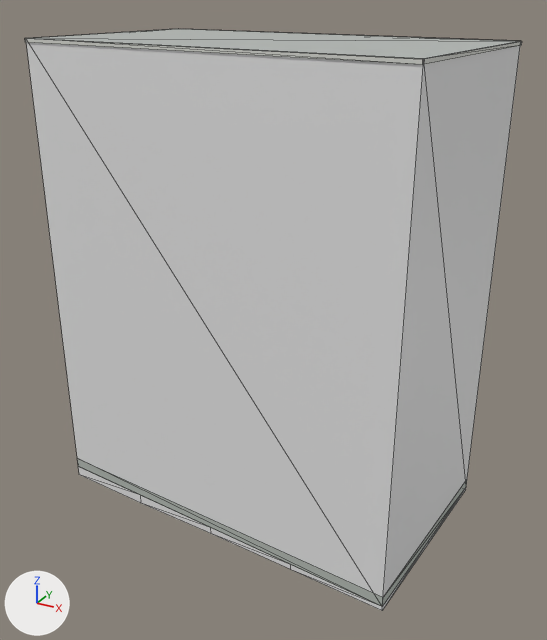
One commit to the glTF model public/models/buildings/osm-way-166375073.glb: the scene before it, then after it.
Rendered twice from a camera (50 mm lens) standing at (11.27, -20.17, 16.38) and looking at (0.33, -0.28, 6.43). Arrows for +X, +Y and +Z are at lower left; the lights stay in place. The older version comes first. Mesh edges are drawn as thin lines. Where no turn or scale is listed for an object, it has been applied to the vertices. Vertices at exactly the same position are counted once.

Script lines for the objects in view, before the commit:
```python
ob_reality_166375073_near_reality_aged_pale_plaster = bpy.data.objects.new('reality 166375073 near reality aged pale plaster', me_reality_166375073_near_reality_aged_pale_plaster)
ob_reality_166375073_near_reality_aged_pale_plaster.location = (0.0, 0.0, 0.0)
ob_reality_166375073_near_reality_flat_weathered_roof = bpy.data.objects.new('reality 166375073 near reality flat weathered roof', me_reality_166375073_near_reality_flat_weathered_roof)
ob_reality_166375073_near_reality_flat_weathered_roof.location = (0.0, 0.0, 0.0)
ob_reality_166375073_near_reality_pale_aluminum_sill = bpy.data.objects.new('reality 166375073 near reality pale aluminum sill', me_reality_166375073_near_reality_pale_aluminum_sill)
ob_reality_166375073_near_reality_pale_aluminum_sill.location = (0.0, 0.0, 0.0)
# me_reality_166375073_near_reality_pale_aluminum_sill
# before: 2 (5.98, -3.98, 15.0) at pixel (424, 58), 3 (6.5, 2.86, 15.0) at pixel (522, 41), 6 (-6.56, -2.89, 15.0) at pixel (24, 38), 7 (5.95, -4.01, 15.0) at pixel (422, 59), 10 (-5.93, 3.9, 15.0) at pixel (177, 28)
# before: 11 (-6.59, -2.85, 15.0) at pixel (25, 38), 14 (6.47, 2.89, 15.0) at pixel (521, 40), 15 (-5.9, 3.92, 15.0) at pixel (178, 28)
# also in view: 'building foundation 166375073' at (-0.05, -0.04, -0.19); 'reality 166375073 near reality concrete plinth' at (-0.05, -0.04, 0.18)
```
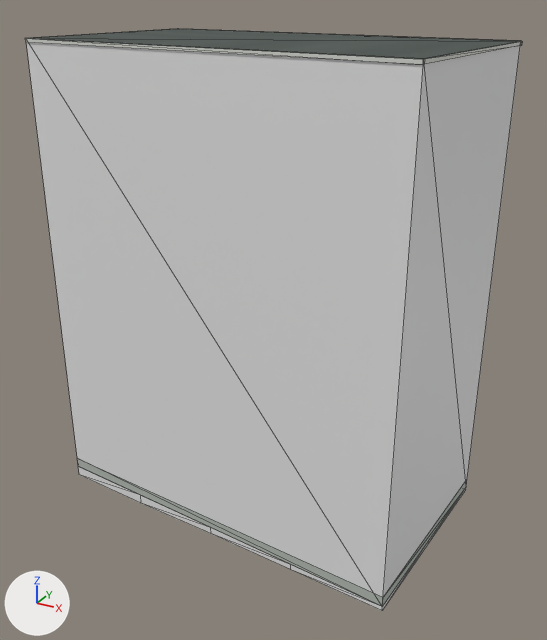
Edits to the scene script, one JSON object a line:
```json
{"op": "add", "block": "img_roof_color", "code": ["img_roof_color = load_image('roof-color', 'textures/1de3d7bb6546b7423004abcc0fb627c4d0c6ad03316b21d76a93f9bf4f470ca6.png', 256, 256, 'sRGB')"]}
{"op": "remove", "block": "mat_reality_flat_weathered_roof", "code": "mat_reality_flat_weathered_roof.base_color = (0.451, 0.475, 0.455)  # grey #b3b7b4"}
{"op": "add", "block": "mat_reality_flat_weathered_roof", "code": "mat_reality_flat_weathered_roof.texture = img_roof_color"}
{"block": "me_reality_166375073_near_reality_pale_aluminum_sill", "where": "# used by ob_reality_166375073_near_reality_pale_aluminum_sill; location = (0.0, 0.0, 0.0)"}
{"block": "me_reality_166375073_near_reality_pale_aluminum_sill", "where": "# verts and faces of me_reality_166375073_near_reality_pale_aluminum_sill; kept vertices keep their numbers, new ones are numbered from 16"}
{"op": "remove", "block": "me_reality_166375073_near_reality_pale_aluminum_sill", "code": "me_reality_166375073_near_reality_pale_aluminum_sill.from_pydata(...)  # 16 vertices, 8 faces; spans x -6.59..6.5, y -4.01..3.92, z 14.89..15.0"}
{"op": "add", "block": "me_reality_166375073_near_reality_pale_aluminum_sill", "code": "me_reality_166375073_near_reality_pale_aluminum_sill.from_pydata(...)  # 20 vertices, 16 faces; spans x -6.59..6.5, y -4.01..3.92, z 14.89..15.0"}
{"block": "me_reality_166375073_near_reality_pale_aluminum_sill", "change": "me_reality_166375073_near_reality_pale_aluminum_sill part 1"}
{"op": "add", "block": "me_reality_166375073_near_reality_pale_aluminum_sill", "code": "verts[16] = (6.47, 2.86, 15.0)  # pixel (520, 41)"}
{"op": "add", "block": "me_reality_166375073_near_reality_pale_aluminum_sill", "code": "verts[17] = (5.95, -3.98, 15.0)  # pixel (423, 58)"}
{"op": "add", "block": "me_reality_166375073_near_reality_pale_aluminum_sill", "code": "verts[18] = (-6.56, -2.86, 15.0)  # pixel (25, 38)"}
{"op": "add", "block": "me_reality_166375073_near_reality_pale_aluminum_sill", "code": "verts[19] = (-5.9, 3.89, 15.0)  # pixel (178, 28)"}
{"op": "add", "block": "me_reality_166375073_near_reality_pale_aluminum_sill", "code": "faces += [(2, 16, 17), (2, 3, 16), (6, 17, 18), (6, 7, 17), (10, 18, 19), (10, 11, 18)]"}
{"op": "add", "block": "me_reality_166375073_near_reality_pale_aluminum_sill", "code": "faces += [(14, 19, 16), (14, 15, 19)]"}
```

Location of each change, (x1, y1, x2, y2) in pixels of the pictures (547 x 640 px):
```json
{"object": "reality 166375073 near reality flat weathered roof", "change": "surface changed", "before": [29, 29, 518, 59], "after": [29, 29, 518, 59], "on screen": "darker"}
{"part": 1, "of": "me_reality_166375073_near_reality_pale_aluminum_sill", "change": "added", "after": [27, 29, 520, 59]}
```
